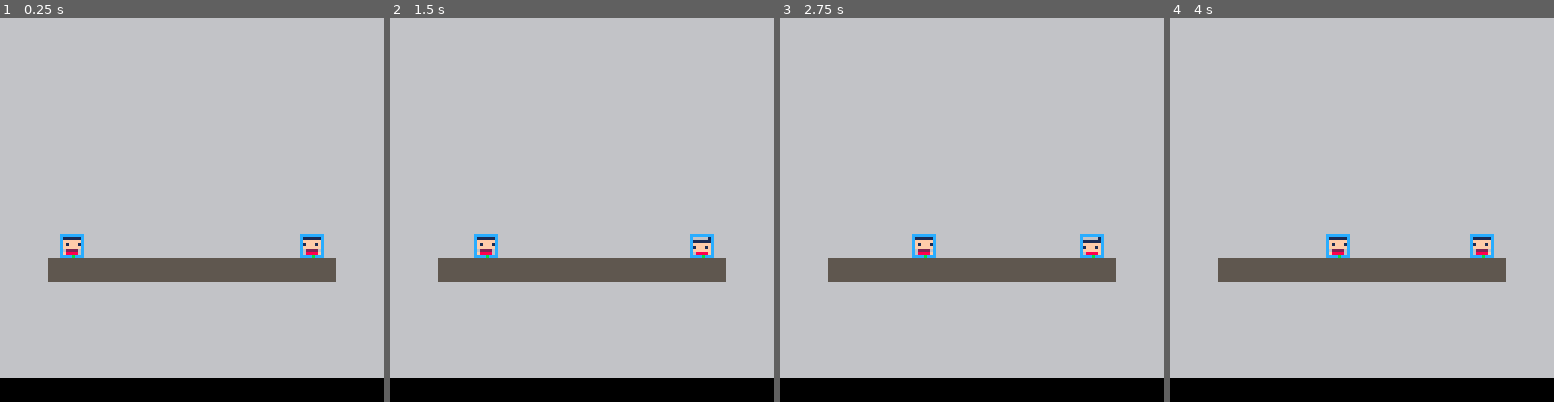
Above: before the commit, frames 1-4 (left to right).
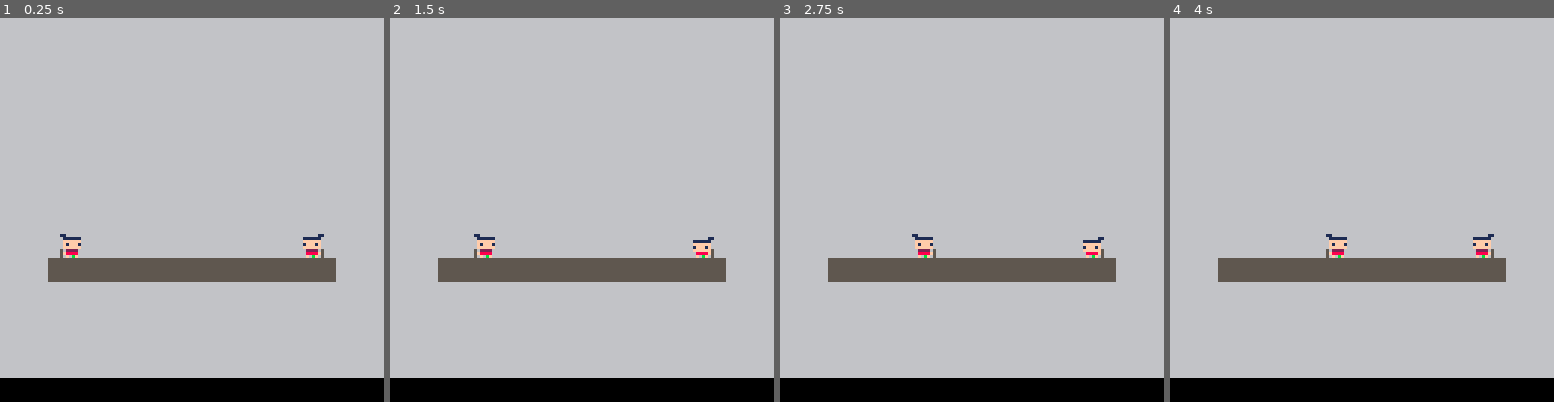
Above: after the commit, the same moments.

Repository: Wagomu056/chanbara
Game: PICO-8 cartridge chanbara.p8
Same seed, same stepped clock (60 frames per second), same inputs: the game is played once before the commit and once after it.
Inputs:
- Up to frame 1 (0.25 s): no input
- Up to frame 2 (1.5 s): tap X (X key) at 0.33, 1.07 s; tap O (Z key) at 0.7 s
- Up to frame 3 (2.75 s): tap O (Z key) at 1.7, 2.1, 2.5 s; tap X (X key) at 1.85 s
- Up to frame 4 (4 s): tap O (Z key) at 2.9, 3.3, 3.7 s; tap X (X key) at 2.97 s

The runs differ from the first frame. In frame 1, 0.3% of the frame differs, in the area x 15-85%, y 56-63%; in frame 2, 0.3%; in frame 3, 0.3%; in frame 4, 0.3%.

Commit message:
ガードアクション追加

Diff:
--- a/chanbara.p8
+++ b/chanbara.p8
@@ -110,6 +110,8 @@
 = anim.data.new({2,3},1,1,{0.2,0.2},{0,8},{nil,"regist_atk"},false)
 anim_table["pl_damage"]
 = anim.data.new({5},1,1,{0.2},{0},{nil},false)
+anim_table["pl_guard"]
+= anim.data.new({4},1,1,{1},{0},{nil},true)
 
 anim.controller = {}
 anim.controller.new = function(owner)
@@ -519,8 +521,14 @@
 			return
 		end
 
-		if btnp(4, (self.id -1)) then
+		local pl_idx = (self.id -1)
+		if btnp(4, pl_idx) then
 			self.action = "slash"
+			return
+		end
+
+		if btn(5, pl_idx) then
+			self.action = "guard"
 			return
 		end
 
@@ -683,18 +691,18 @@
 	player_list:draw()
 
 	-- dbg
-	hit_checker:debug_draw()
+	--hit_checker:debug_draw()
 	player_list:dbg_draw_pos()
 	dbg_print:draw()
 end
 
 __gfx__
-11000000000000001100000011000000110000701100000000000000000000000000000000000000000000000000000000000000000000000000000000000000
-01111110110000000111111001111110011116571111110000000000000000000000000000000000000000000000000000000000000000000000000000000000
-0ffffff0011111100ffffff00ffffff00ffff657ffffff0000000000000000000000000000000000000000000000000000000000000000000000000000000000
-0f1fff100ffffff07665ff100f1fff100f1ff656f1ff110000000000000000000000000000000000000000000000000000000000000000000000000000000000
-0ffffff00f1fff105555fff00ffffff00ffff656ffffff0000000000000000000000000000000000000000000000000000000000000000000000000000000000
-502222005ffffff06665220000222205002225555022220000000000000000000000000000000000000000000000000000000000000000000000000000000000
+11000000000000001100000011000000000000701100000000000000000000000000000000000000000000000000000000000000000000000000000000000000
+01111110110000000111111001111110110006571111110000000000000000000000000000000000000000000000000000000000000000000000000000000000
+0ffffff0011111100ffffff00ffffff001111657ffffff0000000000000000000000000000000000000000000000000000000000000000000000000000000000
+0f1fff100ffffff07665ff100f1fff100ffff656f1ff110000000000000000000000000000000000000000000000000000000000000000000000000000000000
+0ffffff00f1fff105555fff00ffffff00f1ff656ffffff0000000000000000000000000000000000000000000000000000000000000000000000000000000000
+502222005ffffff066652200002222050ffff5555022220000000000000000000000000000000000000000000000000000000000000000000000000000000000
 5f8888005f88880000888000008888f5008888f05f88880000000000000000000000000000000000000000000000000000000000000000000000000000000000
 50f00f0050f00f0000f0000000f00f0500f00f0050f00f0000000000000000000000000000000000000000000000000000000000000000000000000000000000
 00000000000000000000000000000000000000000000000000000000000000000000000000000000000000000000000000000000000000000000000000000000
